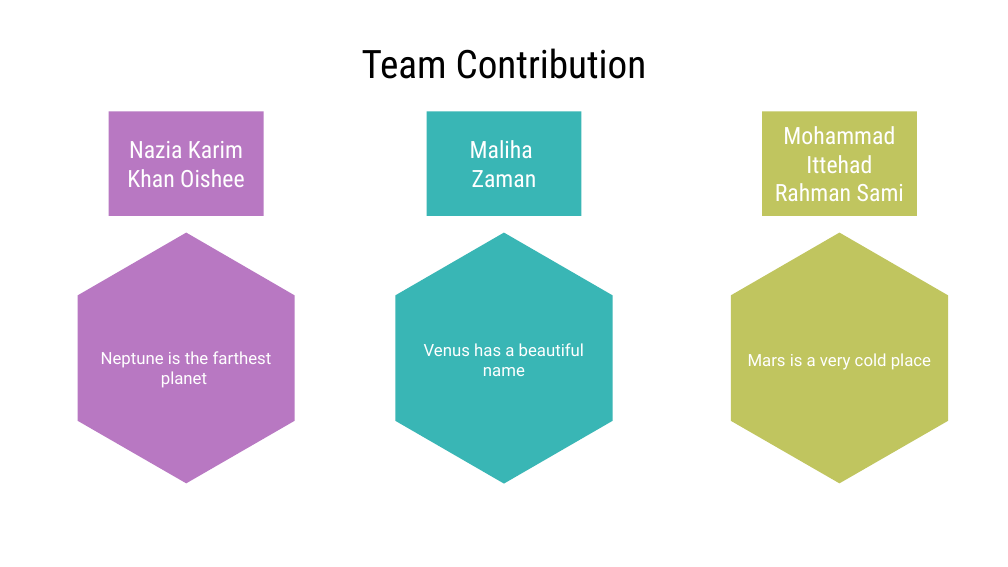
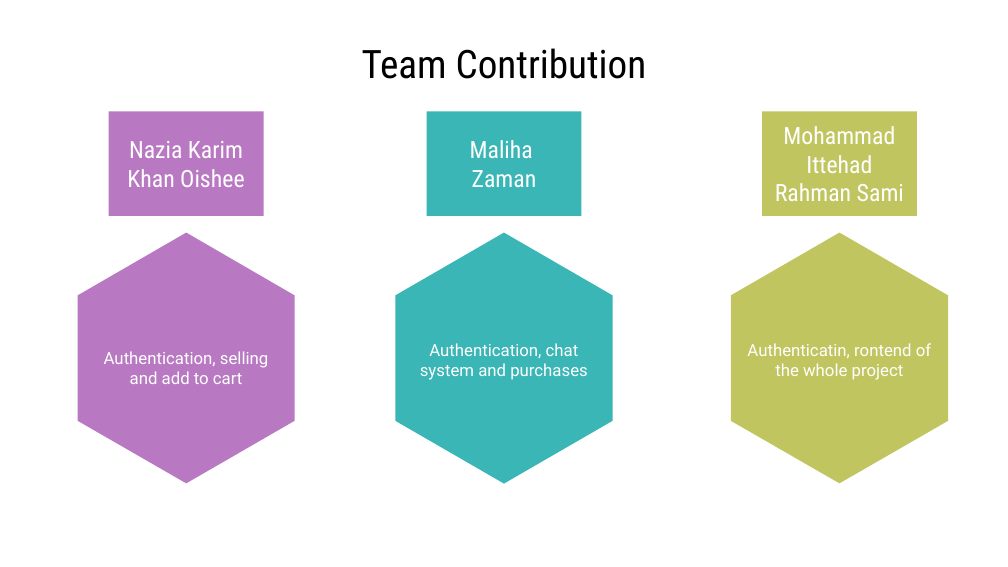
Before and after one commit to Maliha-Zaman/Spectrum, a slide deck: slide 8 of Presentations/Spectrum_Final Presentation.pptx. Drawn at 1008x567 pixels with LibreOffice and Linux fonts; fonts in the diff are those of the drawing. Boxes give left, top, right and bottom in pixels: in the first picture for what was removed or moved away, otherwise in the second. Text is boxed around its words. In the diff, an @@ line names an element or a change of style, - is before the commit and + after.

```diff
--- a/Presentations/Spectrum_Final Presentation.pptx
+++ b/Presentations/Spectrum_Final Presentation.pptx
@@ text at box(104, 351, 268, 384): text changed @@
-Neptune is the farthest planet
+Authentication, selling and add to cart
@@ text at box(420, 343, 587, 380): text changed @@
-Venus has a beautiful name
+Authentication, chat system and purchases
@@ text at box(747, 343, 931, 380): text changed @@
-Mars is a very cold place
+Authenticatin, rontend of the whole project
```
Also in this commit, not shown: 1 other slide changed, 8 other files.
